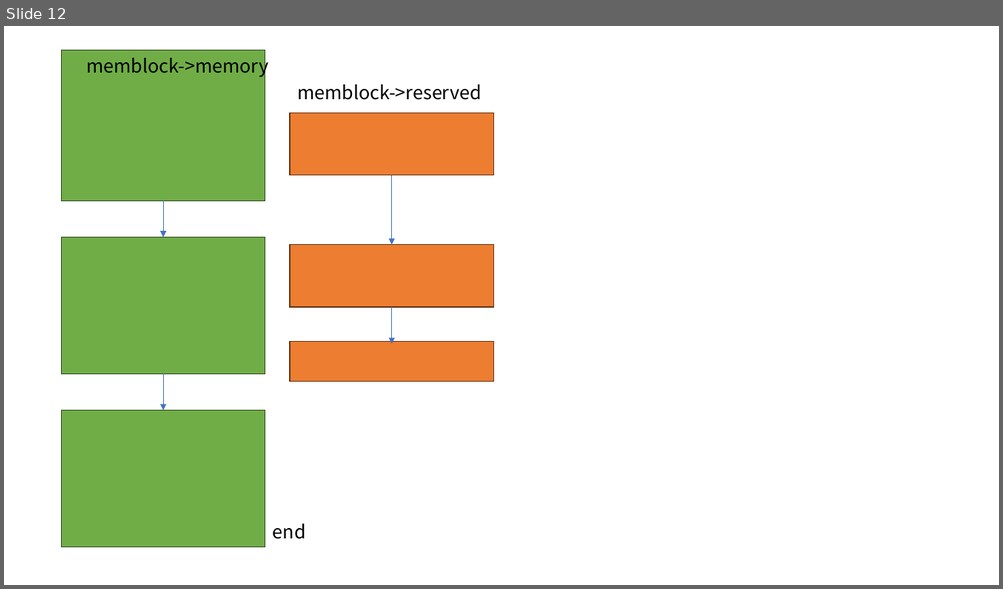
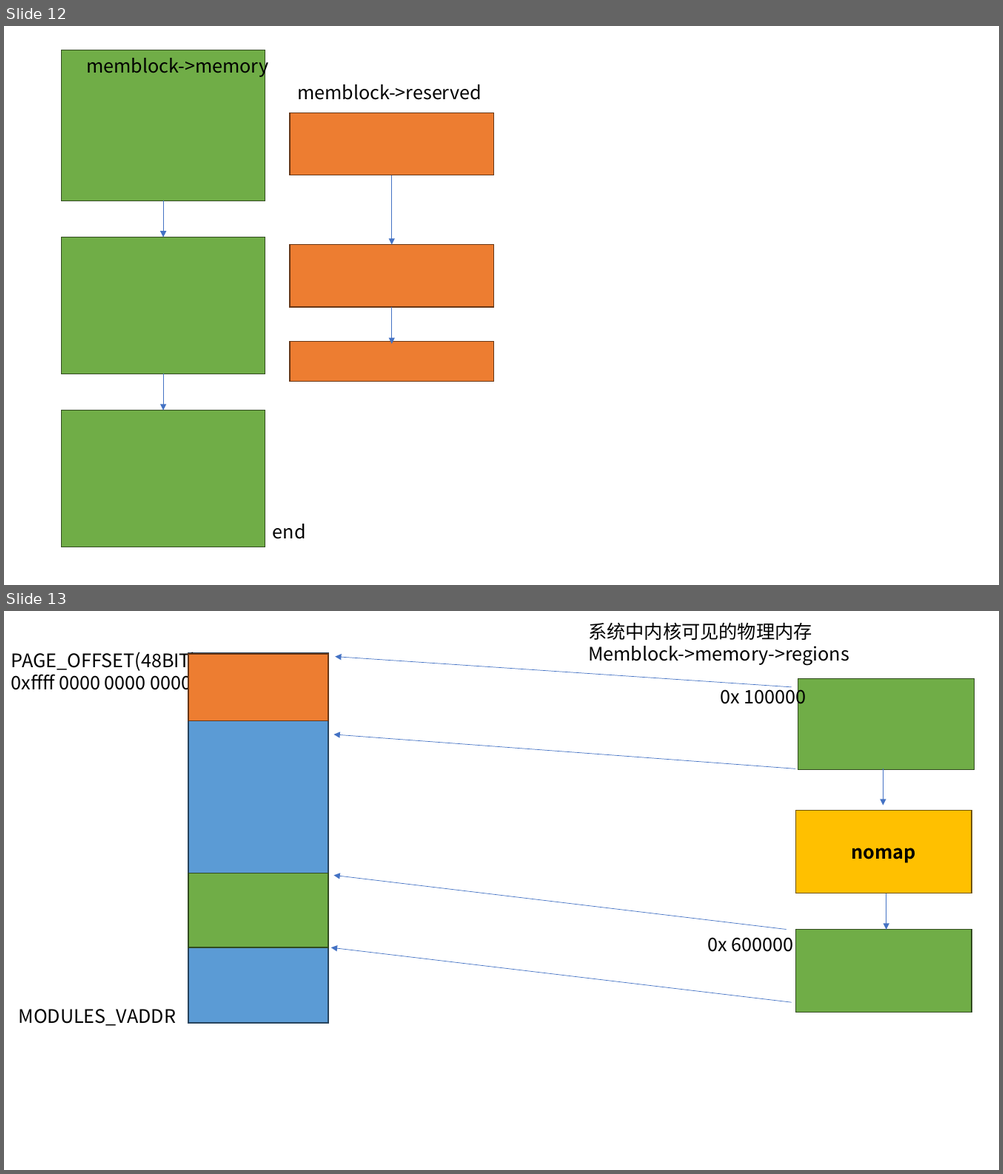
Before and after one commit to guoweikang/Linux-book, a slide deck: docs/debug/ppt/ftrace.pptx. Shown one above the other, each under a label of ours: slide 12 before the commit, slides 12 and 13 after it. The pictures are 1003x589 and 1003x1174 pixels, drawn with LibreOffice and Linux fonts; fonts in the diff are those of the drawing. Boxes give left, top, right and bottom in pixels: in the first picture for what was removed or moved away, otherwise in the second. Text is boxed around its words. In the diff, an @@ line names an element or a change of style, - is before the commit and + after.

```diff
--- a/docs/debug/ppt/ftrace.pptx
+++ b/docs/debug/ppt/ftrace.pptx
@@ slide 13 added at [4,611,999,1170], background #FFFFFF @@
@@ text added at [588,622,849,665], 18 pt, text #000000 @@
+系统中内核可见的物理内存
+Memblock->memory->regions
@@ text added at [11,652,197,694], 18 pt, text #000000 @@
+PAGE_OFFSET(48BIT)
+0xffff 0000 0000 0000
@@ rectangle added at [188,652,329,1023], fill #5B9BD5, outline #28445D 1 pt @@
@@ rectangle added at [188,654,329,721], fill #ED7D31, outline #683715 1 pt @@
@@ arrow added from (791, 687) to (336, 657), #4472C4 0.5 pt @@
@@ text added at [720,684,806,708], 18 pt, text #000000 @@
+0x 100000
@@ rectangle added at [798,678,974,770], fill #70AD47, outline #314C1F 1 pt @@
@@ arrow added from (796, 769) to (334, 735), #4472C4 0.5 pt @@
@@ arrow added from (883, 769) to (883, 806), #4472C4 0.5 pt @@
@@ rectangle added at [796,810,972,893], fill #FFC000, outline #705400 1 pt, 18 pt, text #000000, bold @@
+nomap
@@ rectangle added at [188,874,329,948], fill #70AD47, outline #314C1F 1 pt @@
@@ arrow added from (786, 930) to (334, 876), #4472C4 0.5 pt @@
@@ arrow added from (886, 894) to (886, 930), #4472C4 0.5 pt @@
@@ text added at [707,937,793,952], 18 pt, text #000000 @@
+0x 600000
@@ rectangle added at [796,930,972,1012], fill #70AD47, outline #314C1F 1 pt @@
@@ arrow added from (791, 1002) to (331, 948), #4472C4 0.5 pt @@
@@ text added at [19,1009,176,1026], 18 pt, text #000000 @@
+MODULES_VADDR
```
Also in this commit, not shown: 14 other slides added, 12 other files.
